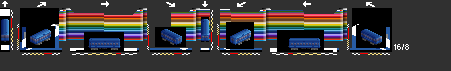
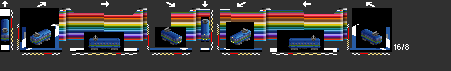
The second 451 × 71 image is a revision of the first. Changes to its layers:
hid "C11" over [41, 35, 371, 47]
hid "C6B" over [1, 19, 382, 49]
showed "C16sl1" over [1, 35, 382, 46]
showed "C10overlay" over [2, 19, 379, 43]
showed "C16" over [1, 19, 382, 49]
